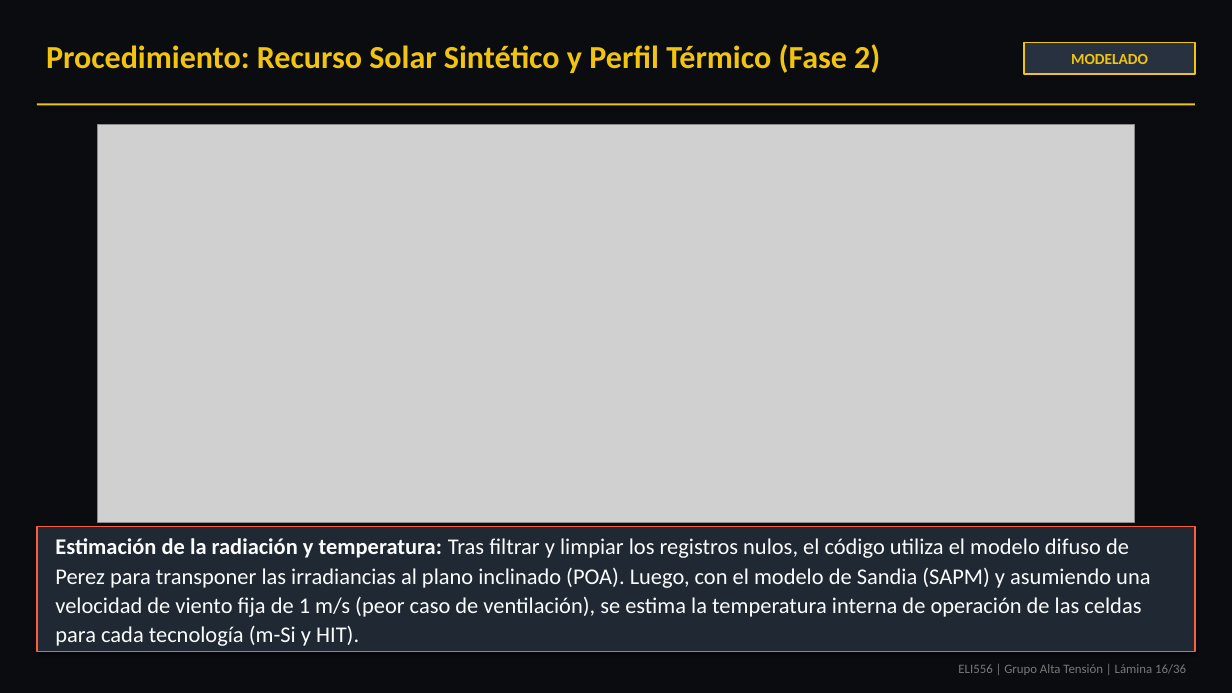
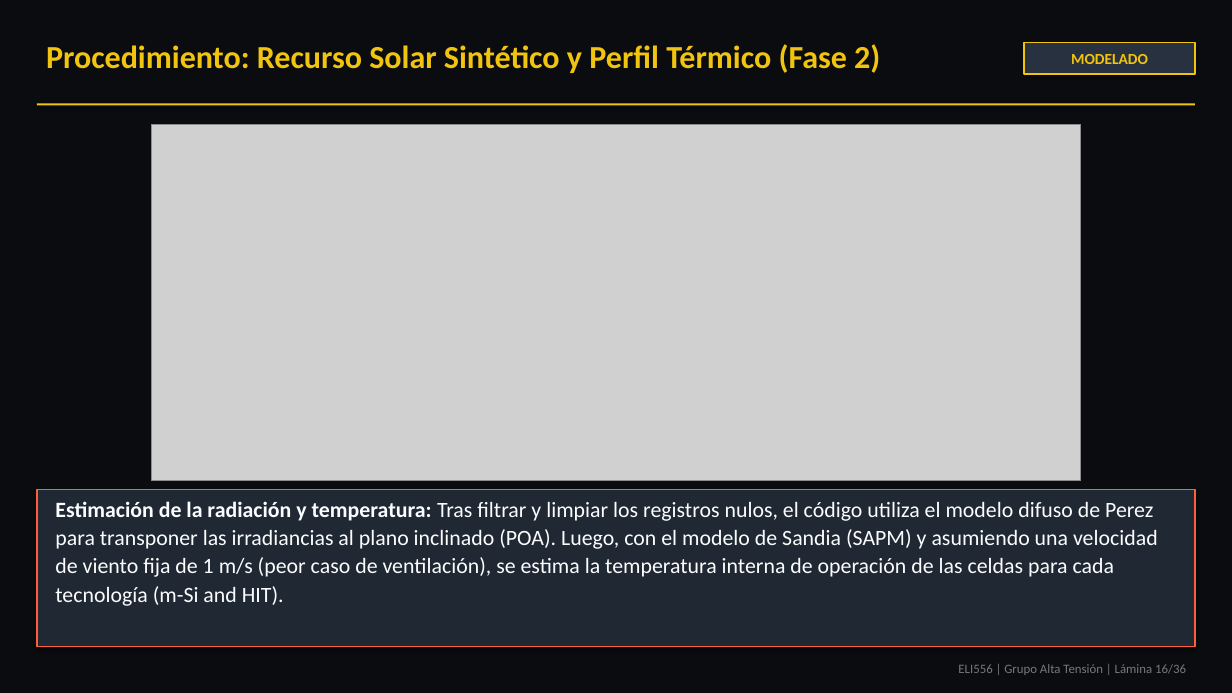
Before and after one commit to theChosen16/t2-paneles, a slide deck: slide 16 of output/Presentacion_Final_ELI556_Atacama_POA_Tarea2_revisado.pptx. Drawn at 1232x693 pixels with LibreOffice and Linux fonts; fonts in the diff are those of the drawing; grey boxes stand for pictures. Boxes give left, top, right and bottom in pixels: in the first picture for what was removed or moved away, otherwise in the second. Text is boxed around its words. In the diff, an @@ line names an element or a change of style, - is before the commit and + after.

```diff
--- a/output/Presentacion_Final_ELI556_Atacama_POA_Tarea2_revisado.pptx
+++ b/output/Presentacion_Final_ELI556_Atacama_POA_Tarea2_revisado.pptx
@@ picture: place and size @@
-picture at (97, 125, 1135, 522)
+picture at (152, 125, 1081, 481)
@@ rectangle: place and size @@
-rectangle at (37, 527, 1195, 652)
+rectangle at (37, 490, 1195, 647)
@@ text at (55, 501, 1158, 606): text changed; size 17.5 to 17 pt @@
-Estimación de la radiación y temperatura: Tras filtrar y limpiar los registros nulos, el código utiliza el modelo difuso de Perez para transponer las irradiancias al plano inclinado (POA). Luego, con el modelo de Sandia (SAPM) y asumiendo una velocidad de viento fija de 1 m/s (peor caso de ventilación), se estima la temperatura interna de operación de las celdas para cada tecnología (m-Si y HIT).
+Estimación de la radiación y temperatura: Tras filtrar y limpiar los registros nulos, el código utiliza el modelo difuso de Perez para transponer las irradiancias al plano inclinado (POA). Luego, con el modelo de Sandia (SAPM) y asumiendo una velocidad de viento fija de 1 m/s (peor caso de ventilación), se estima la temperatura interna de operación de las celdas para cada tecnología (m-Si and HIT).
```
Also in this commit, not shown: 31 other slides changed, 10 other files.
